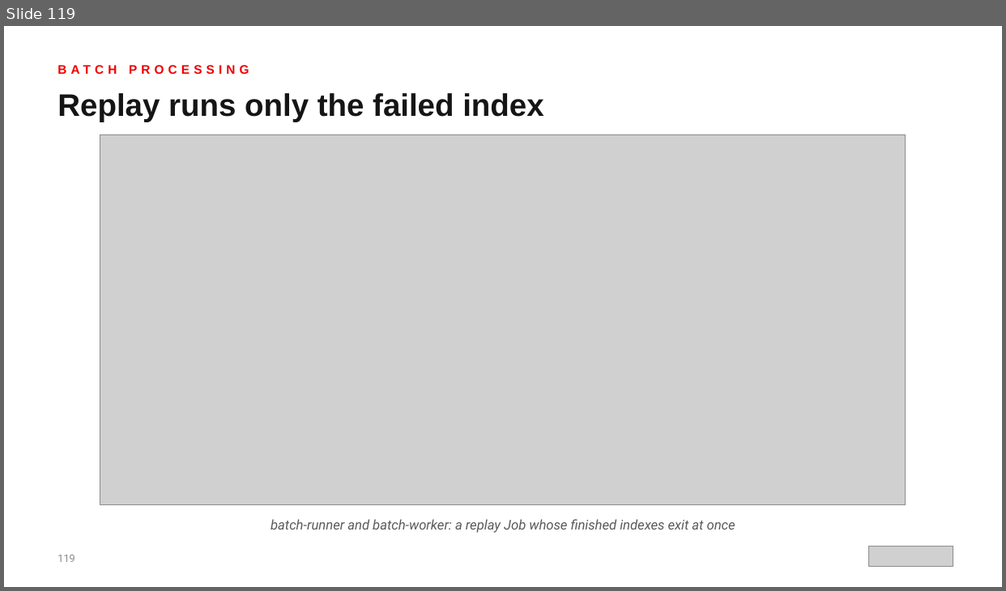
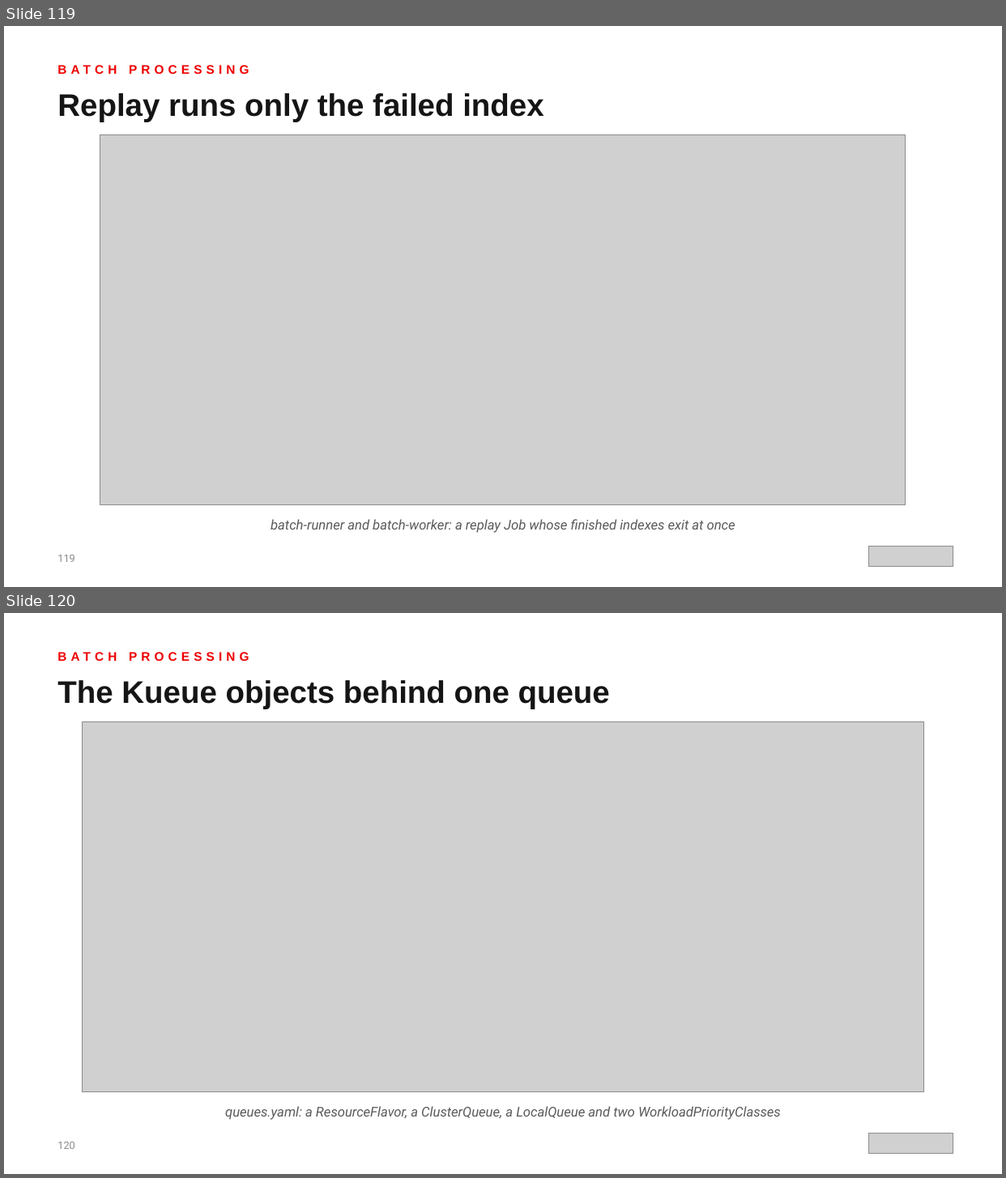
Before and after one commit to patterncatalyst/event-driven-patterns-with-quarkus-and-camel, a slide deck: lgtm-presentation/Event-Driven-Patterns-with-Quarkus-and-Camel.pptx. Shown one above the other, each under a label of ours: slide 119 before the commit, slides 119 and 120 after it. The pictures are 1006x591 and 1006x1178 pixels, drawn with LibreOffice and Linux fonts; fonts in the diff are those of the drawing; grey boxes stand for pictures. Boxes give left, top, right and bottom in pixels: in the first picture for what was removed or moved away, otherwise in the second. Text is boxed around its words. In the diff, an @@ line names an element or a change of style, - is before the commit and + after.

Commit message:
r16.1: Kueue objects figure slide (#19)

```diff
--- a/lgtm-presentation/Event-Driven-Patterns-with-Quarkus-and-Camel.pptx
+++ b/lgtm-presentation/Event-Driven-Patterns-with-Quarkus-and-Camel.pptx
@@ slide 120 added at (4,613,1002,1174), background #FFFFFF @@
@@ text added at (57,652,249,661), 12 pt, text #EE0000, bold @@
+BATCH PROCESSING
@@ text added at (57,680,610,709), 30 pt, text #151515, bold @@
+The Kueue objects behind one queue
@@ picture added at (82,722,924,1093) @@
@@ text added at (225,1106,781,1120), 13 pt, text #5A5A5A, italic @@
+queues.yaml: a ResourceFlavor, a ClusterQueue, a LocalQueue and two WorkloadPriorityClasses
@@ text added at (57,1142,75,1149), 10 pt, text #8A8A8A @@
+120
@@ picture added at (868,1133,953,1153) @@
```
Also in this commit, not shown: 4 slides changed, 6 other files.
